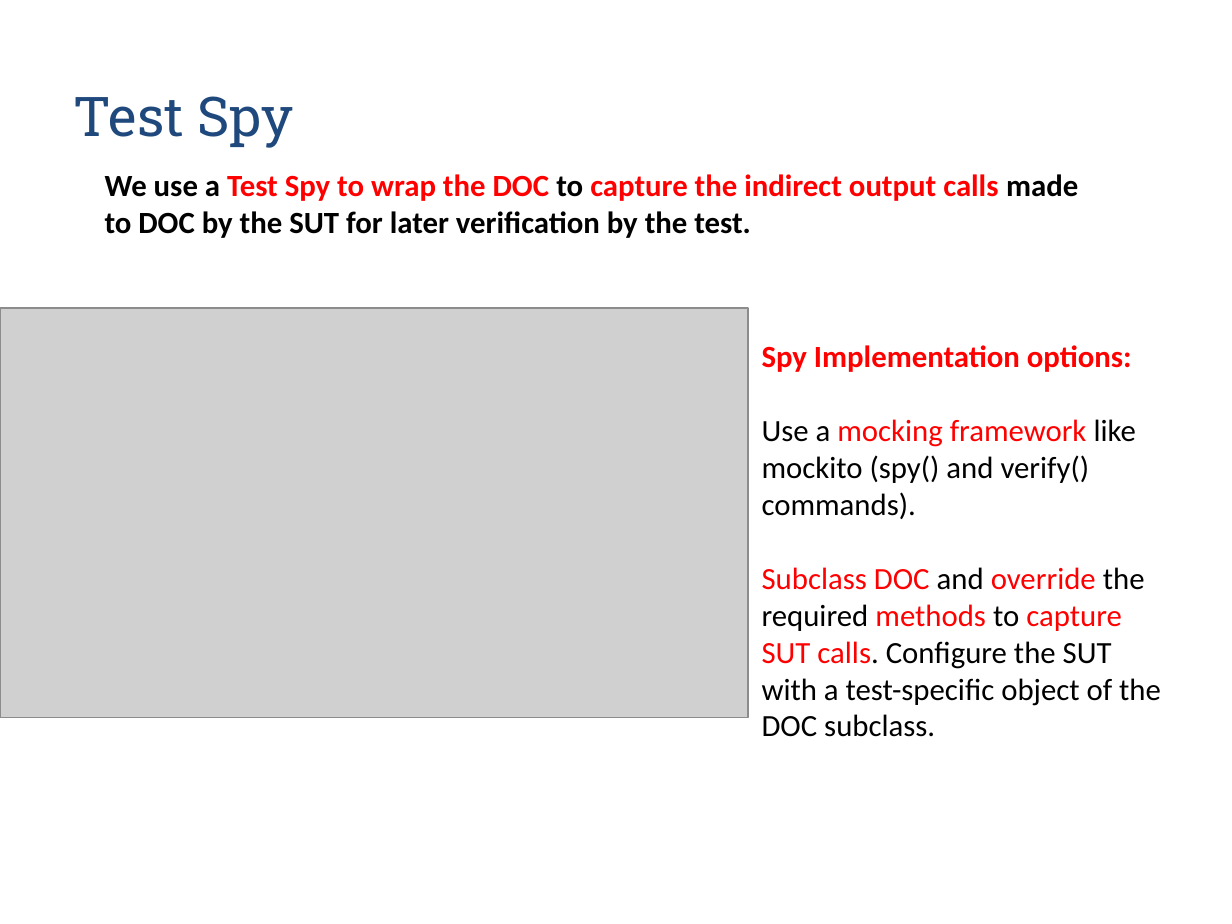
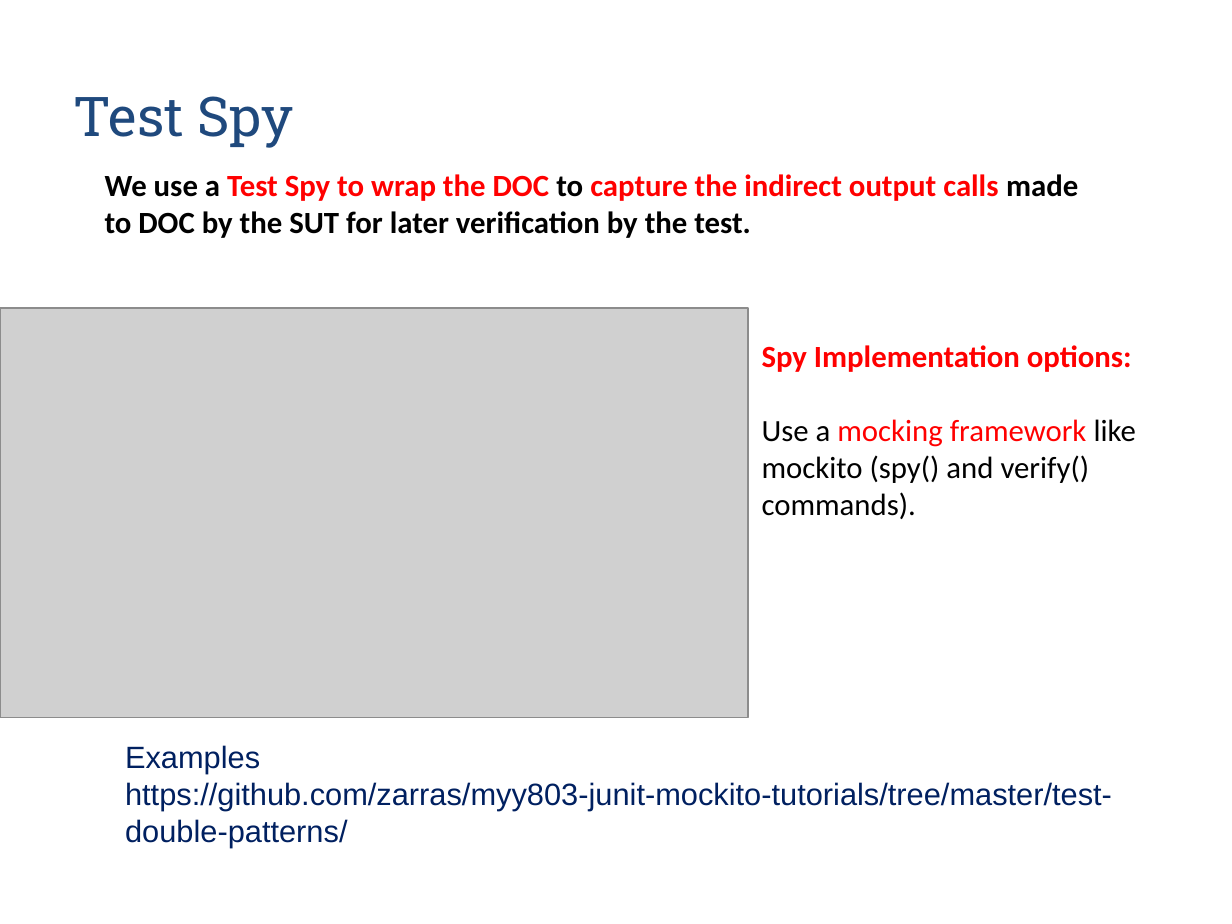
Before and after one commit to zarras/myy803-slides, a slide deck: slide 52 of 6-SoftEng-Testing.ppt (slide 54 before the commit). Drawn at 1232x924 pixels with LibreOffice and Linux fonts; fonts in the diff are those of the drawing; grey boxes stand for pictures. Boxes give left, top, right and bottom in pixels: in the first picture for what was removed or moved away, otherwise in the second. Text is boxed around its words. In the diff, an @@ line names an element or a change of style, - is before the commit and + after.

```diff
--- a/6-SoftEng-Testing.ppt
+++ b/6-SoftEng-Testing.ppt
@@ text at (762, 567, 1161, 737): paragraph removed @@
-Subclass DOC and override the required methods to capture SUT calls. Configure the SUT with a test-specific object of the DOC subclass.
@@ text added at (125, 745, 1112, 848), 18 pt, text #002060 @@
+Examples
+https://github.com/zarras/myy803-junit-mockito-tutorials/tree/master/test-double-patterns/
```
Also in this commit, not shown: 1 other slide changed, 4 slides removed, 1 other file.
